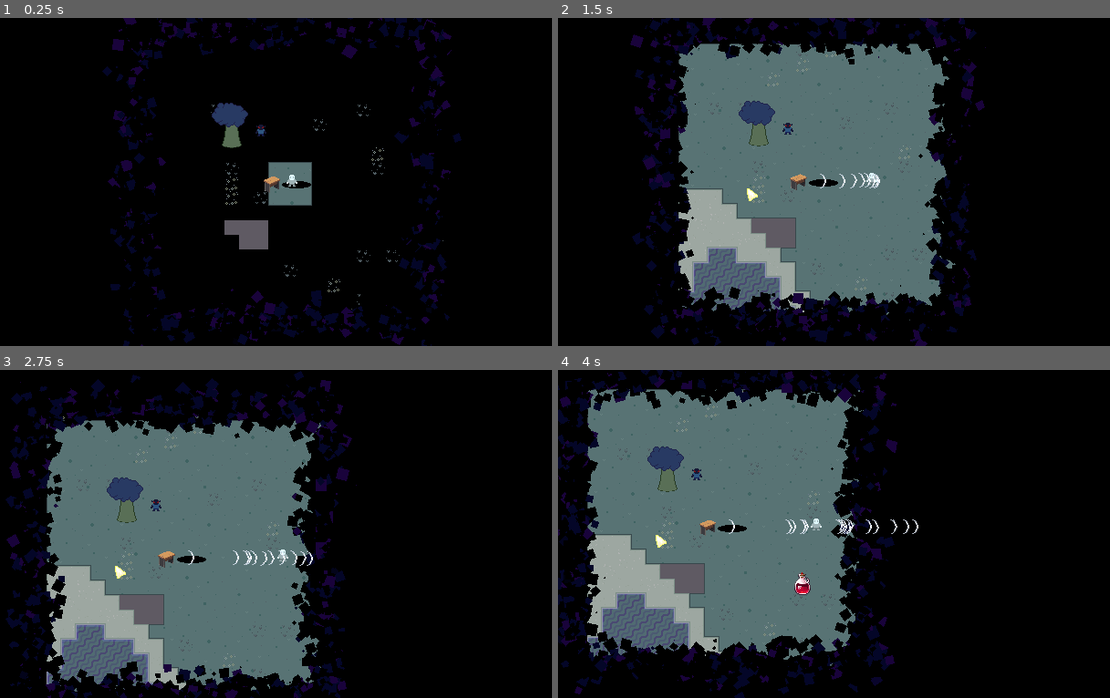
Above: before the commit, frames 1-4 (two rows, left to right).
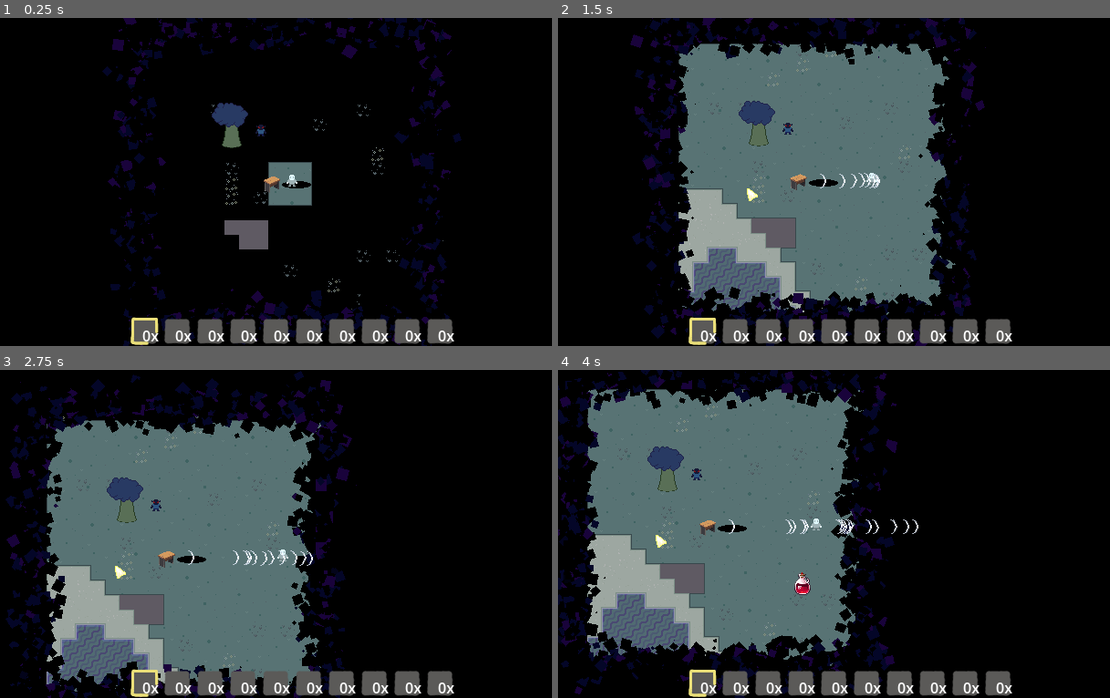
Above: after the commit, the same moments.

Repository: TimoRoggel/EverDark
Game: Godot game, scene res://scenes/levels/world.tscn
Two runs of this game, one before a commit and one after it. Both use one fixed random seed, a clock stepped at 60 frames per second and the inputs below.
Inputs (mouse positions are in pixels of both pictures, inside the frame that each line leads up to):
- Up to frame 1 (0.25 s): no input
- Up to frame 2 (1.5 s): move the mouse to (977, 165) at 0.52 s; press the mouse at (977, 165) at 0.53 s; hold D (right) 0.53-1.25 s; release the mouse at (977, 165) at 1.25 s; drag from (734, 198) to (922, 168) at 1.27 s
- Up to frame 3 (2.75 s): move the mouse to (347, 461) at 2.02 s; hold D (right) from 2.03 s (still down); hold Shift (dash) from 2.03 s (still down)
- Up to frame 4 (4 s): release D (right) at 2.75 s; release Shift (dash) at 2.75 s; drag from (822, 599) to (679, 573) at 2.77 s; move the mouse to (1027, 583) at 3.52 s; hold A (left) from 3.53 s (still down); hold Ctrl from 3.53 s (still down)

The runs differ from the first frame. In frame 1, 3.5% of the frame differs, in the area x 23-83%, y 91-100%; in frame 2, 3.5%; in frame 3, 3.4%; in frame 4, 3.5%.

Commit message:
Add hotbar
- added hboxcontainer
- added script for loading slots from inventory
- added ui icons

Diff:
--- /dev/null
+++ b/scenes/characters/hotbar_container.gd
@@ -0,0 +1,69 @@
+extends HBoxContainer
+
+@export var inventory: InventoryContainer
+
+var slots_per_row: int
+
+var currently_selected_slot: int = 0
+
+func _ready() -> void:
+	if inventory:
+		slots_per_row = inventory.slots/inventory.rows
+
+func _input(event: InputEvent) -> void:
+	if event.is_action_pressed("select_left"):
+		print(inventory.get_slots()[0].inventory_item)
+
+func _process(delta: float) -> void:
+	add_slots()
+	update_hotbar()
+
+func add_slots():
+	if inventory && self.get_child_count() == 0:
+		for i in slots_per_row:
+			var slot_texture = TextureButton.new()
+			slot_texture.texture_normal = preload("res://graphics/ui_icons/hotbar_slot_normal.png")
+			slot_texture.texture_focused = preload("res://graphics/ui_icons/hotbar_slot_focus.png")
+			var item_texture = TextureRect.new()
+			item_texture.stretch_mode = TextureRect.STRETCH_KEEP
+			item_texture.anchor_left = 0.0
+			item_texture.anchor_top = 0.0
+			item_texture.anchor_right = .8
+			item_texture.anchor_bottom = .8
+			var amount_label = Label.new()
+			amount_label.text = str(0) + "x"
+			amount_label.anchor_left = 0.0
+			amount_label.anchor_top = 0.0
+			amount_label.anchor_right = 1.0
+			amount_label.anchor_bottom = 1.0
+			amount_label.horizontal_alignment = HORIZONTAL_ALIGNMENT_RIGHT
+			amount_label.vertical_alignment = VERTICAL_ALIGNMENT_BOTTOM
+			slot_texture.add_child(item_texture)
+			slot_texture.add_child(amount_label)
+			self.add_child(slot_texture)
+		select_slot(currently_selected_slot)
+
+func update_hotbar():
+	if inventory:
+		if inventory.get_items():
+			var inventory_slots = inventory.get_slots()
+			for i in slots_per_row:
+				var current_slot = self.get_child(i)
+				if inventory_slots[i].inventory_item:
+					var item_icon = inventory.get_slots()[i].inventory_item.item.icon
+					var quantity = inventory.get_slots()[i].inventory_item.quantity
+					current_slot.get_child(1).text = str(quantity) + "x"
+					current_slot.get_child(0).texture = item_icon
+					scale_texture_rect(current_slot.get_child(0), current_slot.size*.8)
+				else:
+					current_slot.get_child(1).text = str(0) + "x"
+					current_slot.get_child(0).texture = null
+
+func select_slot(slot_number):
+	var slot_node = self.get_child(slot_number)
+	slot_node.grab_focus()
+
+func scale_texture_rect(texture_rect: TextureRect, parent_size: Vector2):
+	var tex_size = texture_rect.texture.get_size()
+	var scale = min(parent_size.x / tex_size.x, parent_size.y / tex_size.y)
+	texture_rect.scale = Vector2(scale, scale)
--- a/scenes/characters/player.tscn
+++ b/scenes/characters/player.tscn
@@ -19,6 +19,7 @@
 [ext_resource type="Script" uid="uid://bvp6jp0bat6ko" path="res://scripts/resources/attack.gd" id="12_xrqxk"]
 [ext_resource type="Script" uid="uid://c0jl7340jmrnc" path="res://scripts/components/block_component.gd" id="17_d6tgn"]
 [ext_resource type="PackedScene" uid="uid://bn1esnd74d0hh" path="res://UI/pause_menu.tscn" id="18_d6tgn"]
+[ext_resource type="Script" uid="uid://c54jhhrackwfy" path="res://scenes/characters/hotbar_container.gd" id="20_eir2k"]
 
 [sub_resource type="RectangleShape2D" id="RectangleShape2D_dyp2m"]
 size = Vector2(6, 8)
@@ -132,3 +133,14 @@
 columns = 10
 script = ExtResource("8_eojnx")
 metadata/_custom_type_script = "uid://bp2m4dafooblw"
+
+[node name="hotbar" type="HBoxContainer" parent="CanvasLayer" node_paths=PackedStringArray("inventory")]
+anchors_preset = 12
+anchor_top = 1.0
+anchor_right = 1.0
+anchor_bottom = 1.0
+grow_horizontal = 2
+grow_vertical = 0
+alignment = 1
+script = ExtResource("20_eir2k")
+inventory = NodePath("../inventory")
Binary file added: graphics/ui_icons/hotbar_slot_focus.png
Not shown, added: graphics/ui_icons/hotbar_slot_focus.png.import
Binary file added: graphics/ui_icons/hotbar_slot_normal.png
Not shown, added: graphics/ui_icons/hotbar_slot_normal.png.import
Not shown, added: scenes/characters/hotbar_container.gd.uid
Not shown: 1 places in scenes/characters/player.tscn that only renumber resources
